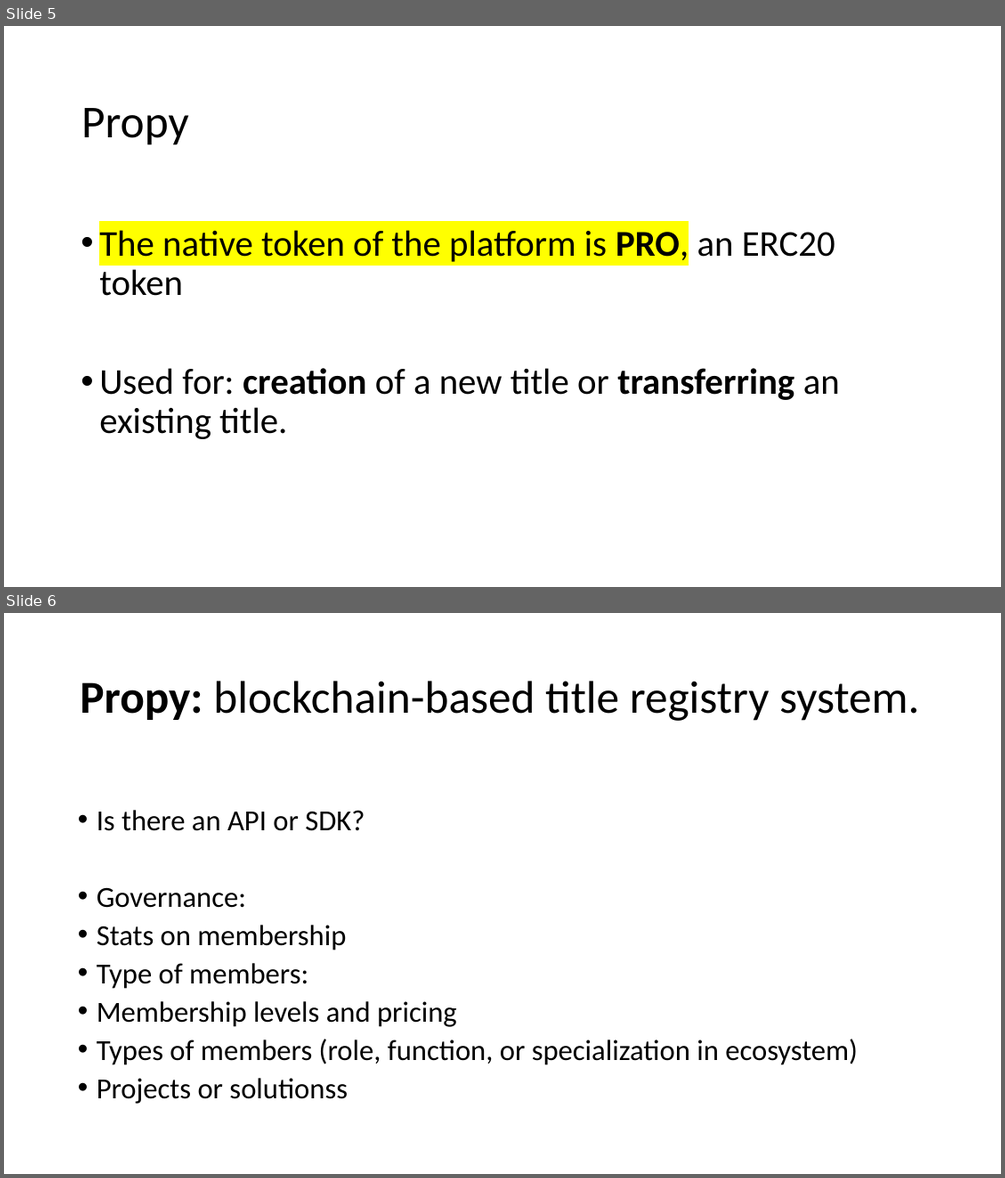
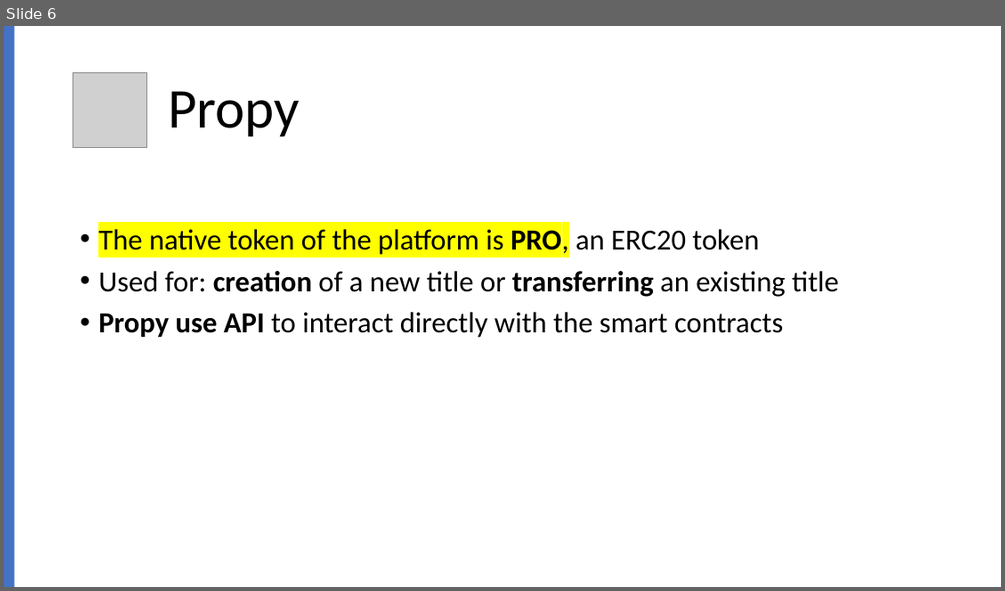
Before and after one commit to RusUsf/Blockchain_Class, a slide deck: Ruslan_Dubas_Presentation.pptx. Shown one above the other, each under a label of ours: slides 5 and 6 before the commit, slide 6 after it. The pictures are 1005x1178 and 1005x591 pixels, drawn with LibreOffice and Linux fonts; fonts in the diff are those of the drawing; grey boxes stand for pictures. Boxes give left, top, right and bottom in pixels: in the first picture for what was removed or moved away, otherwise in the second. Text is boxed around its words. In the diff, an @@ line names an element or a change of style, - is before the commit and + after.

```diff
--- a/Ruslan_Dubas_Presentation.pptx
+++ b/Ruslan_Dubas_Presentation.pptx
@@ slide 6 removed at (4,613,1001,1174), background #FFFFFF @@
@@ title removed at (80,681,920,721) @@
-Propy: blockchain-based title registry system.
@@ text removed at (97,810,858,1103) @@
-• Is there an API or SDK?
-• Governance:
-• Stats on membership
-• Type of members:
-• Membership levels and pricing
-• Types of members (role, function, or specialization in ecosystem)
-• Projects or solutionss
@@ what was slide 5 is now slide 6 @@
@@ slide 6 changed as well @@
@@ rectangle added at (4,26,15,587), fill #4472C4 @@
@@ picture added at (73,72,147,147) @@
@@ title "Propy": place and size @@
-title "Propy" at (81,108,189,145)
+title "Propy" at (168,91,299,136)
@@ title "Propy" at (168,91,299,136): size 44 to 54 pt @@
@@ text at (98,225,759,257): size 35 to 28 pt in "The native token of the platform is ..." @@
@@ text at (98,271,839,338): text changed; size 35 to 28 pt @@
-• Used for: creation of a new title or transferring an existing title.
+• Used for: creation of a new title or transferring an existing title
+• Propy use API to interact directly with the smart contracts
```
Also in this commit, not shown: 4 other slides changed, 2 slides added.
